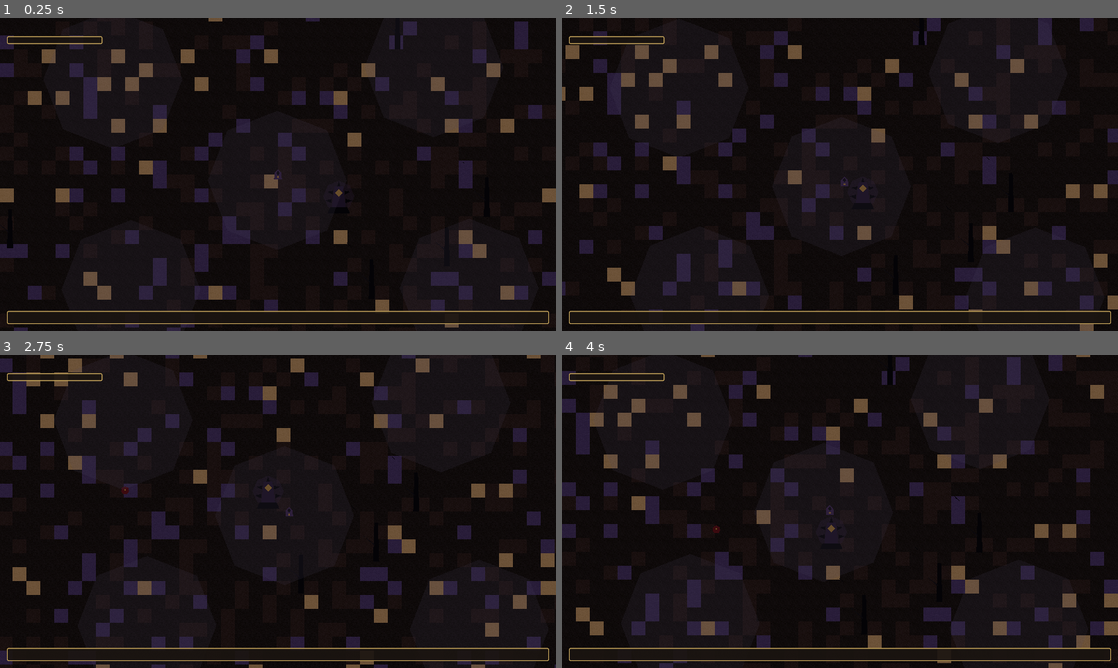
Above: before the commit, frames 1-4 (two rows, left to right).
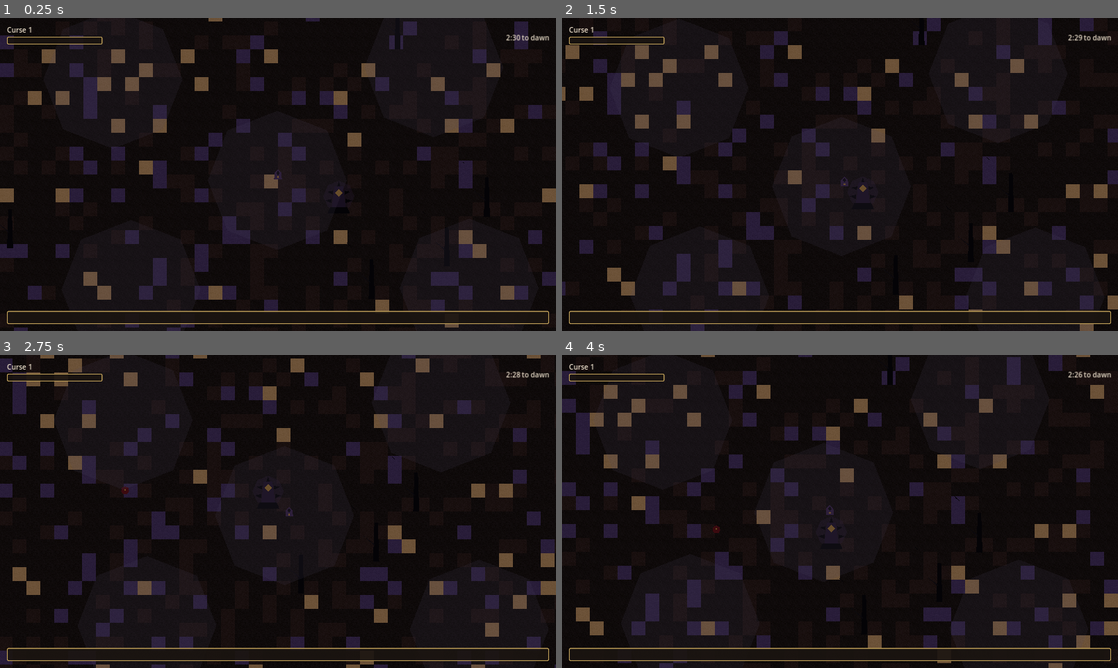
Above: after the commit, the same moments.

Repository: amzer24/sealed-chapel
Game: Godot game, scene res://scenes/main/Main.tscn
Same seed, same stepped clock (60 frames per second), same inputs: the game is played once before the commit and once after it.
Inputs:
- Up to frame 1 (0.25 s): no input
- Up to frame 2 (1.5 s): tap Enter at 0.5 s; hold D 0.53-1.28 s; hold S from 1.28 s (still down)
- Up to frame 3 (2.75 s): release S at 2.03 s; hold D from 2.03 s (still down)
- Up to frame 4 (4 s): release D at 2.78 s; hold W 2.78-3.53 s; hold A from 3.53 s (still down)

The runs differ from the first frame. In frame 1, 0.3% of the frame differs, in the area x 1-99%, y 2-9%; in frame 2, 0.3%; in frame 3, 0.3%; in frame 4, 0.3%.

Commit message:
Un-mute HUD: wire studio-locked Copy.HUD_LEVEL / Copy.HUD_TIMER constants
Co-authored-by: Lee Leckenby <amzer24@users.noreply.github.com>

Diff:
--- a/scenes/ui/HUD.tscn
+++ b/scenes/ui/HUD.tscn
@@ -30,7 +30,7 @@
 
 [node name="LevelLabel" type="Label" parent="Root/TopBar/HBox/VitalsBox"]
 layout_mode = 2
-text = ""
+text = "Curse 1"
 
 [node name="HealthFrame" type="Panel" parent="Root/TopBar/HBox/VitalsBox"]
 custom_minimum_size = Vector2(220, 18)
@@ -55,7 +55,7 @@
 layout_mode = 2
 size_flags_vertical = 4
 horizontal_alignment = 2
-text = ""
+text = "2:30 to dawn"
 
 [node name="BottomBar" type="MarginContainer" parent="Root"]
 anchor_top = 1.0
--- a/scripts/ui/Copy.gd
+++ b/scripts/ui/Copy.gd
@@ -12,3 +12,8 @@
 const LONGER_SHADOW := "Reach farther into the dark."
 const FEVER_PULSE := "Strike as the fever rises."
 const TITHE_OF_FLESH := "Bleed for a heavier hand."
+
+## HUD copy (studio-locked). `HUD_LEVEL` takes the current level (`%d`);
+## `HUD_TIMER` takes minutes then seconds (`%d`, `%02d`).
+const HUD_LEVEL := "Curse %d"
+const HUD_TIMER := "%d:%02d to dawn"
--- a/scripts/ui/HUD.gd
+++ b/scripts/ui/HUD.gd
@@ -2,12 +2,9 @@
 
 ## Diegetic HUD: a carved health bar, curse (XP) bar, level rune and a
 ## countdown to dawn. No default Godot progress bars/panels are used; the
-## bars are hand-driven ColorRects sized via anchors.
-##
-## The level and countdown labels are muted (left blank) for now: "Curse
-## Lv. %d" and "%d:%02d till dawn" were invented HUD copy, not studio-locked
-## strings. They stay wired to their signals so the moment Verse locks
-## Grimm replacements, only the format strings below need to change.
+## bars are hand-driven ColorRects sized via anchors. The level and
+## countdown labels use the studio-locked `Copy.HUD_LEVEL` /
+## `Copy.HUD_TIMER` format strings.
 
 @onready var root: Control = $Root
 @onready var health_fill: ColorRect = $Root/TopBar/HBox/VitalsBox/HealthFrame/HealthFill
@@ -27,12 +24,13 @@
 	var ratio := 0.0 if max_health <= 0.0 else clampf(current / max_health, 0.0, 1.0)
 	health_fill.anchor_right = ratio
 
-func _on_xp_changed(current: float, needed: float, _level: int) -> void:
+func _on_xp_changed(current: float, needed: float, level: int) -> void:
 	var ratio := 0.0 if needed <= 0.0 else clampf(current / needed, 0.0, 1.0)
 	xp_fill.anchor_right = ratio
-	# Muted: no studio-locked "Curse Lv. %d" copy yet.
-	level_label.text = ""
+	level_label.text = Copy.HUD_LEVEL % level
 
-func _on_timer_changed(_elapsed: float, _remaining: float) -> void:
-	# Muted: no studio-locked "%d:%02d till dawn" copy yet.
-	timer_label.text = ""
+func _on_timer_changed(_elapsed: float, remaining: float) -> void:
+	var total := int(ceil(remaining))
+	var minutes := total / 60
+	var seconds := total % 60
+	timer_label.text = Copy.HUD_TIMER % [minutes, seconds]
Not shown, changed: README.md
